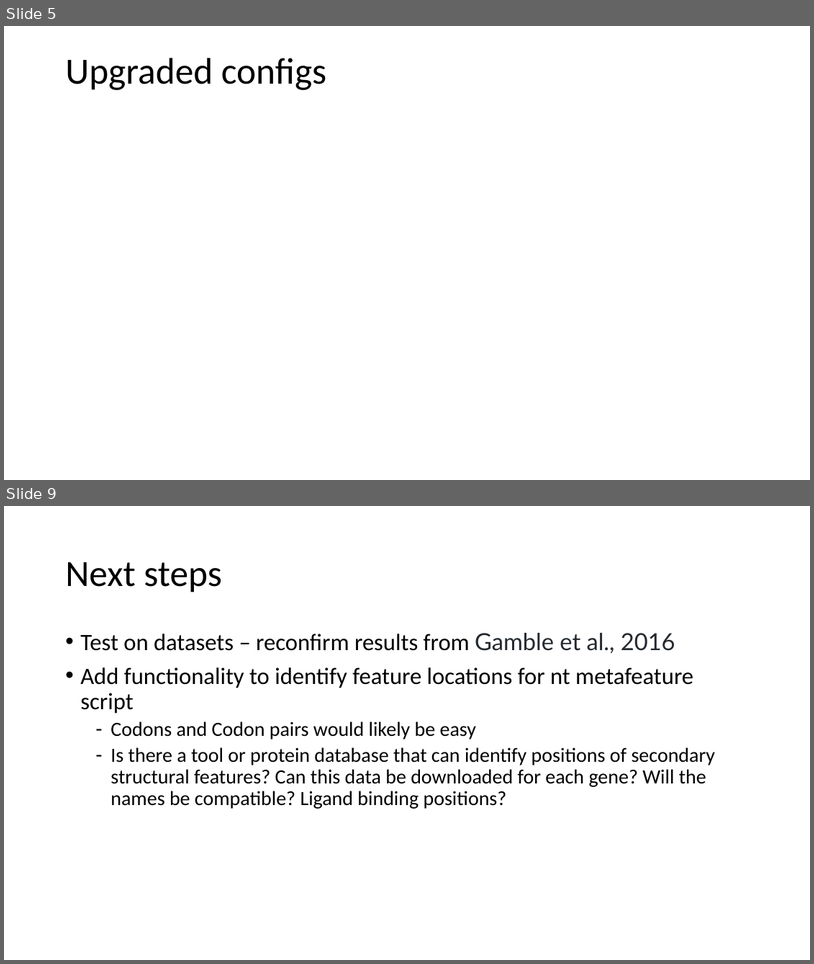
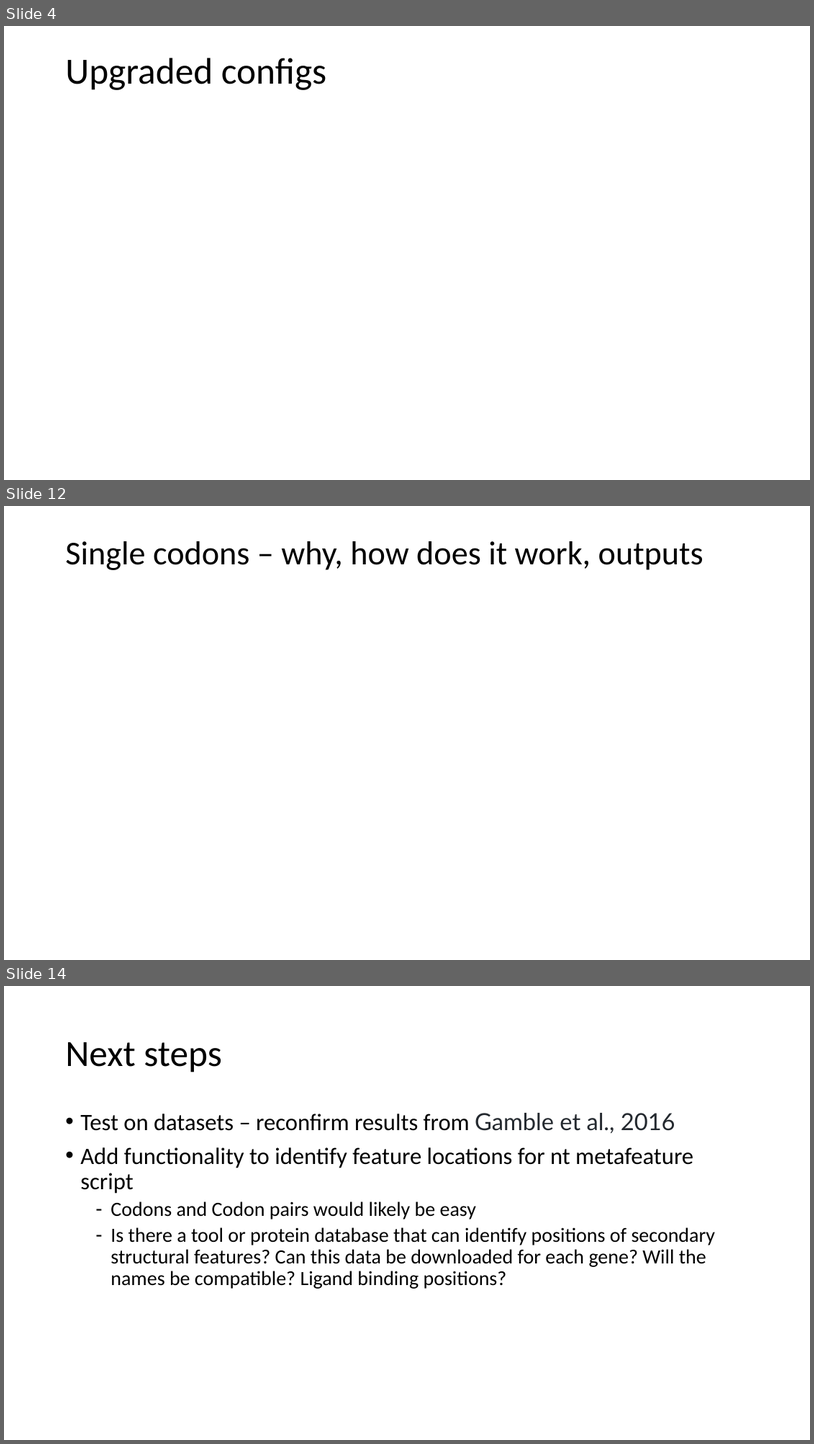
Before and after one commit to 3mma-mack/riboviz-presentation, a slide deck: Rundown-of-our-3-months.pptx. Shown one above the other, each under a label of ours: slides 5 and 9 before the commit, slides 4, 12 and 14 after it; the slides between them are not shown. The pictures are 814x964 and 814x1444 pixels, drawn with LibreOffice and Linux fonts; fonts in the diff are those of the drawing. Boxes give left, top, right and bottom in pixels: in the first picture for what was removed or moved away, otherwise in the second. Text is boxed around its words. In the diff, an @@ line names an element or a change of style, - is before the commit and + after.

```diff
--- a/Rundown-of-our-3-months.pptx
+++ b/Rundown-of-our-3-months.pptx
@@ slide 12 added at <box>4,506,810,960</box>, background #FFFFFF @@
@@ title added at <box>65,541,704,570</box>, 39.6 pt, text #000000 @@
+Single codons – why, how does it work, outputs
@@ what was slide 5 is now slide 4 @@
@@ what was slide 9 is now slide 14 @@
```
Also in this commit, not shown: 6 slides changed, 4 other slides added.
